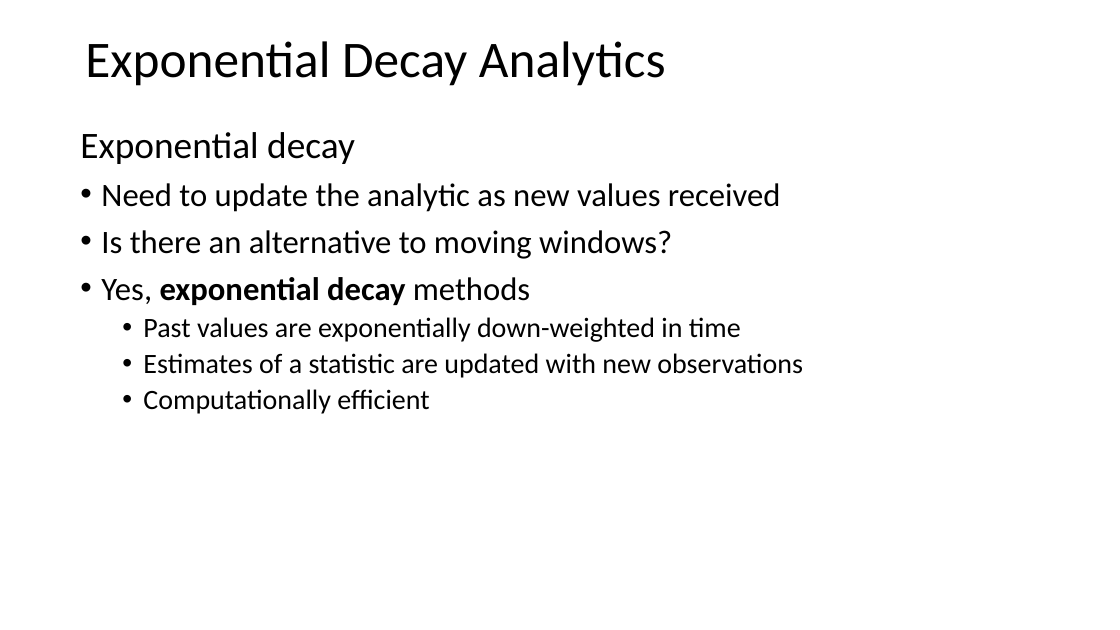
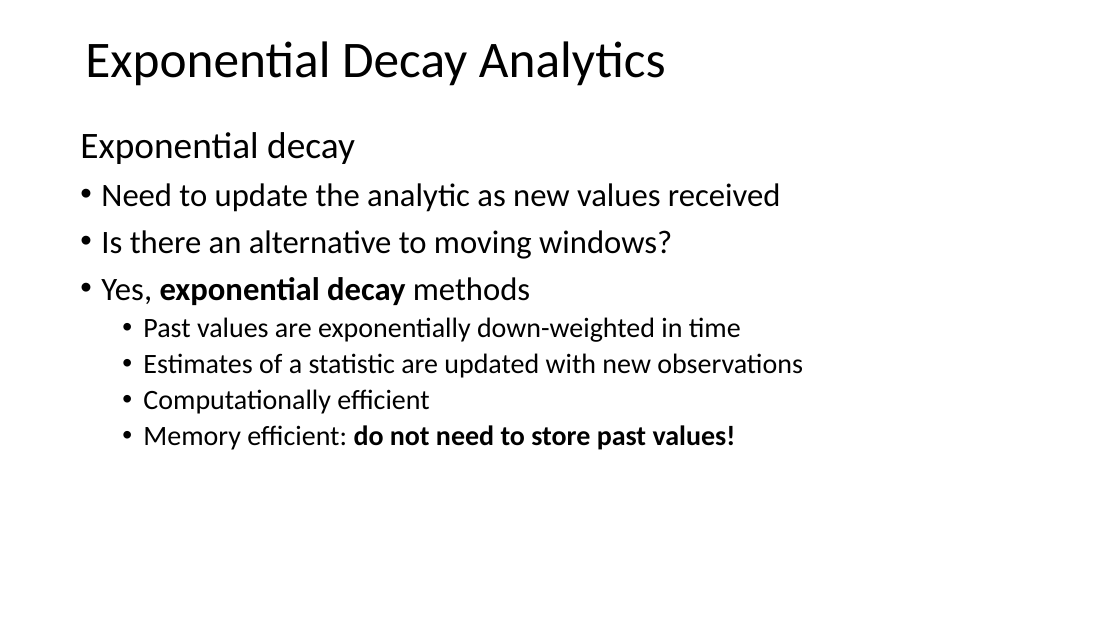
Before and after one commit to StephenElston/CSCI-E-108, a slide deck: slide 18 of slides/3_StreamingAnalytics.pptx. Drawn at 1120x630 pixels with LibreOffice and Linux fonts; fonts in the diff are those of the drawing. Boxes give left, top, right and bottom in pixels: in the first picture for what was removed or moved away, otherwise in the second. Text is boxed around its words. In the diff, an @@ line names an element or a change of style, - is before the commit and + after.

```diff
--- a/slides/3_StreamingAnalytics.pptx
+++ b/slides/3_StreamingAnalytics.pptx
@@ text at [143,425,736,450]: paragraph added @@
+  • Memory efficient: do not need to store past values!
```
Also in this commit, not shown: 8 other slides changed.
